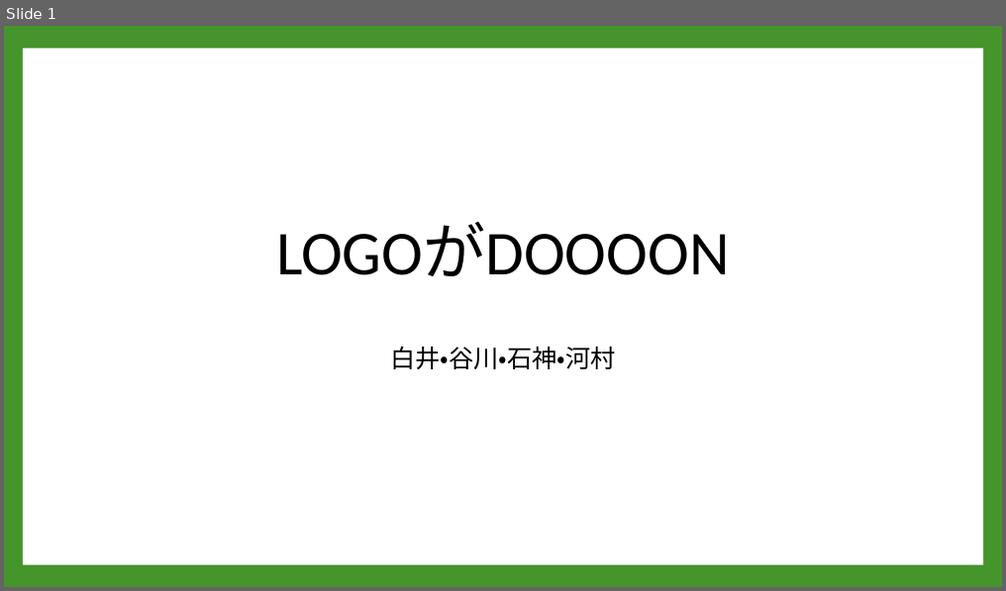
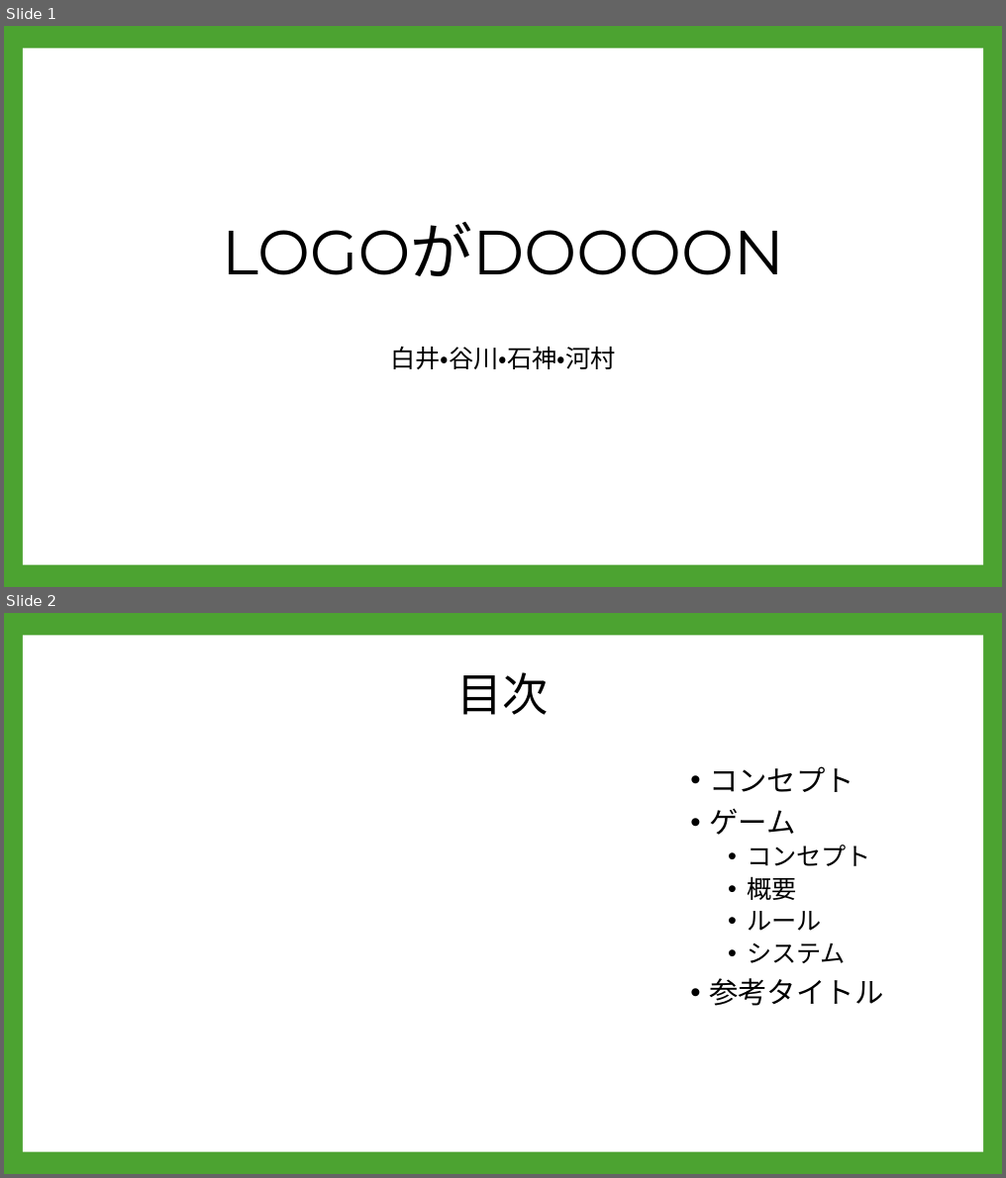
Before and after one commit to A23019/GC_A3_1, a slide deck: 企画/PowerPoint/企画案２.pptx. Shown one above the other, each under a label of ours: slide 1 before the commit, slides 1 and 2 after it. The pictures are 1006x591 and 1006x1178 pixels, drawn with LibreOffice and Linux fonts; fonts in the diff are those of the drawing; background and template pictures are left out. Boxes give left, top, right and bottom in pixels: in the first picture for what was removed or moved away, otherwise in the second. Text is boxed around its words. In the diff, an @@ line names an element or a change of style, - is before the commit and + after.

```diff
--- a/企画/PowerPoint/企画案２.pptx
+++ b/企画/PowerPoint/企画案２.pptx
@@ slide 2 added at [4,613,1002,1174], background #4CA331; not listed: 1 template element that a slide beside it also shows @@
@@ title added at [457,672,548,715], 44 pt, text #000000 @@
+目次
@@ text added at [709,766,883,1006], 28 pt, text #000000 @@
+• コンセプト
+• ゲーム
+  • コンセプト
+  • 概要
+  • ルール
+  • システム
+• 参考タイトル
@@ slide 1 changed as well @@
@@ background #45942C to #4CA331 @@
@@ title "LOGOがDOOOON" at [222,222,784,276]: font Calibri to Montserrat @@
```
Also in this commit, not shown: 5 other slides changed, 10 other slides added, 1 slide removed, 4 other files.
